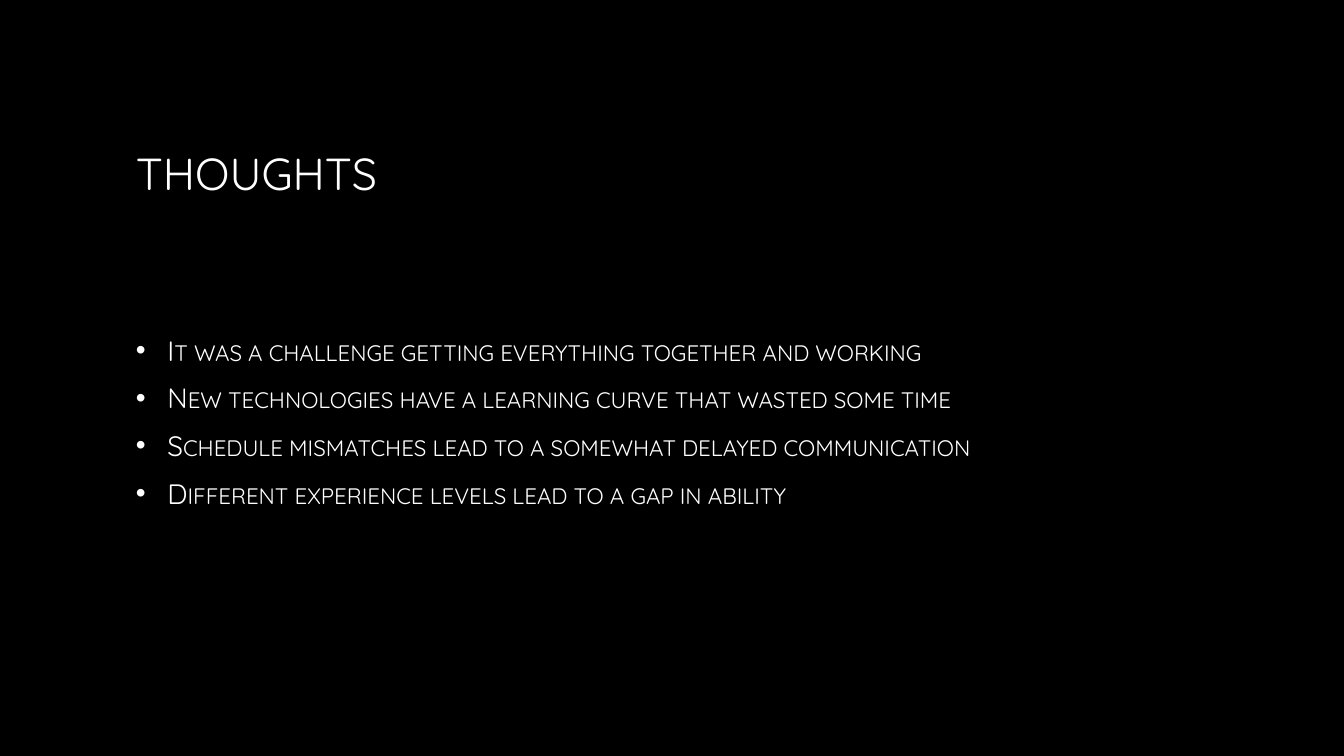
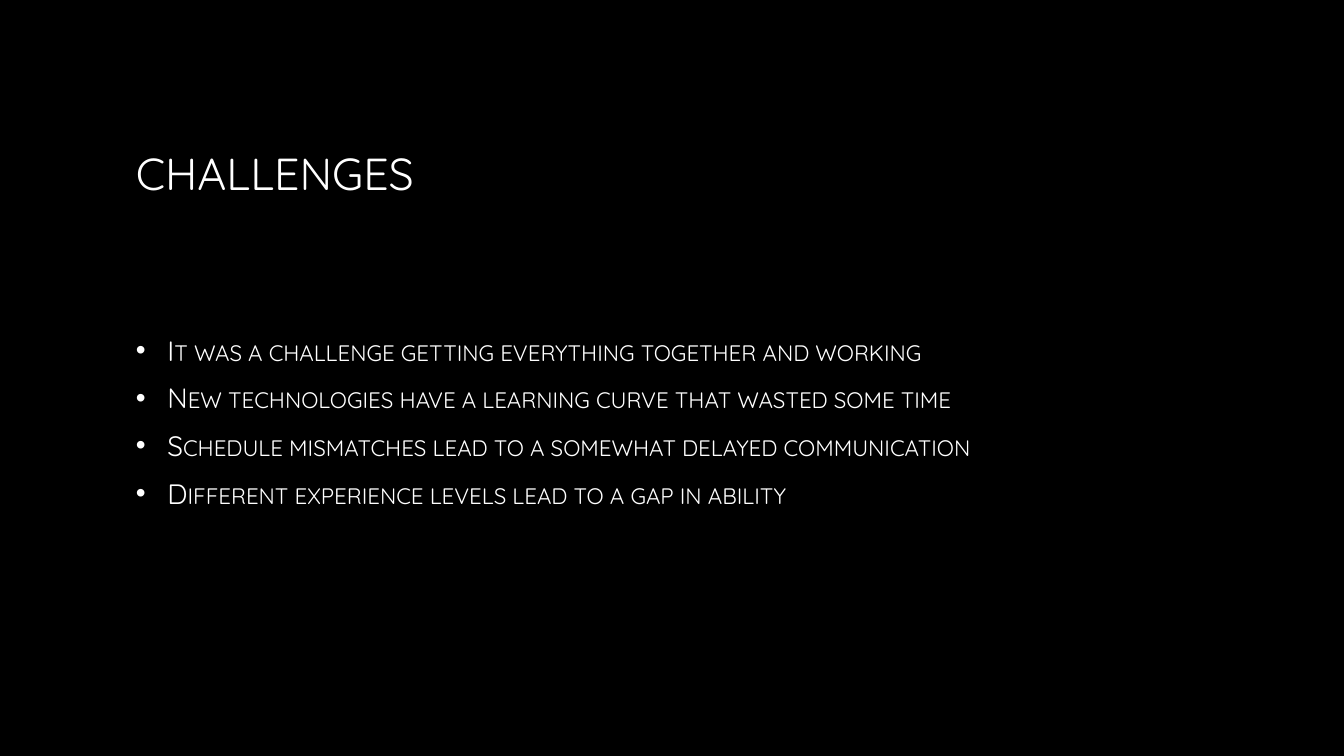
Before and after one commit to ZeherovicErmin/Emerging-Technologies, a slide deck: slide 10 of EmergingTechnologies(updated).pptx. Drawn at 1344x756 pixels with LibreOffice and Linux fonts; fonts in the diff are those of the drawing; background and template pictures are left out. Boxes give left, top, right and bottom in pixels: in the first picture for what was removed or moved away, otherwise in the second. Text is boxed around its words. In the diff, an @@ line names an element or a change of style, - is before the commit and + after.

Commit message:
Final Changes

```diff
--- a/EmergingTechnologies(updated).pptx
+++ b/EmergingTechnologies(updated).pptx
@@ title at (136, 158, 414, 191): text changed @@
-THOUGHTS
+CHALLENGES
```
Also in this commit, not shown: 2 other slides changed, 1 slide added.
